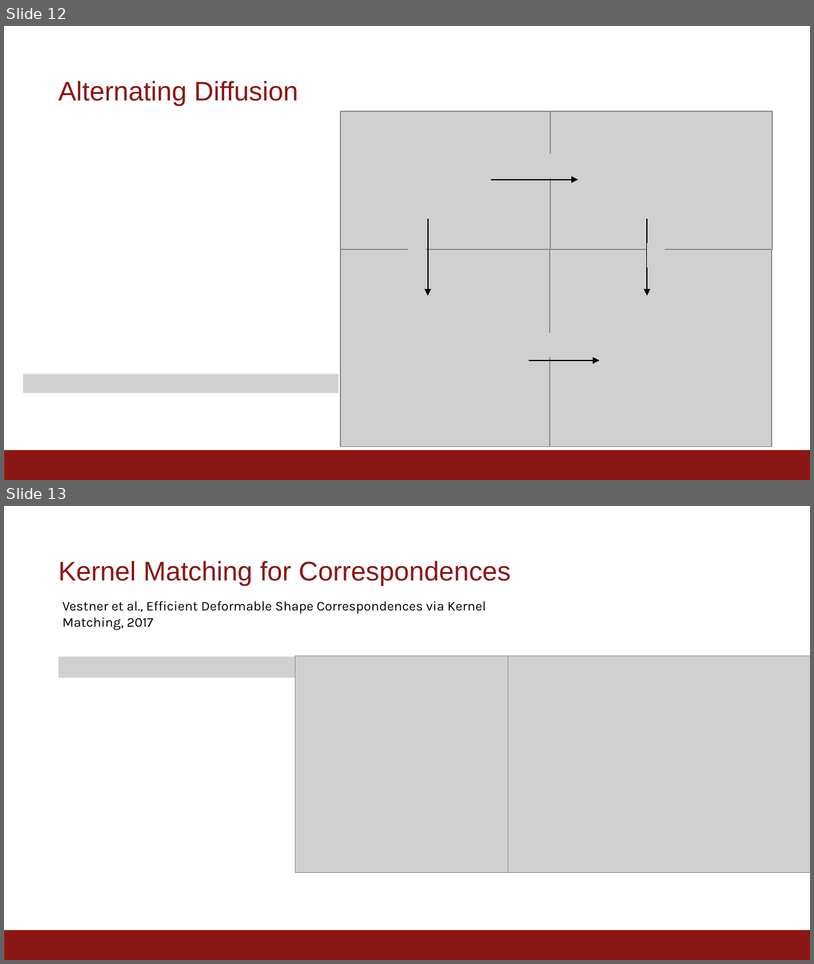
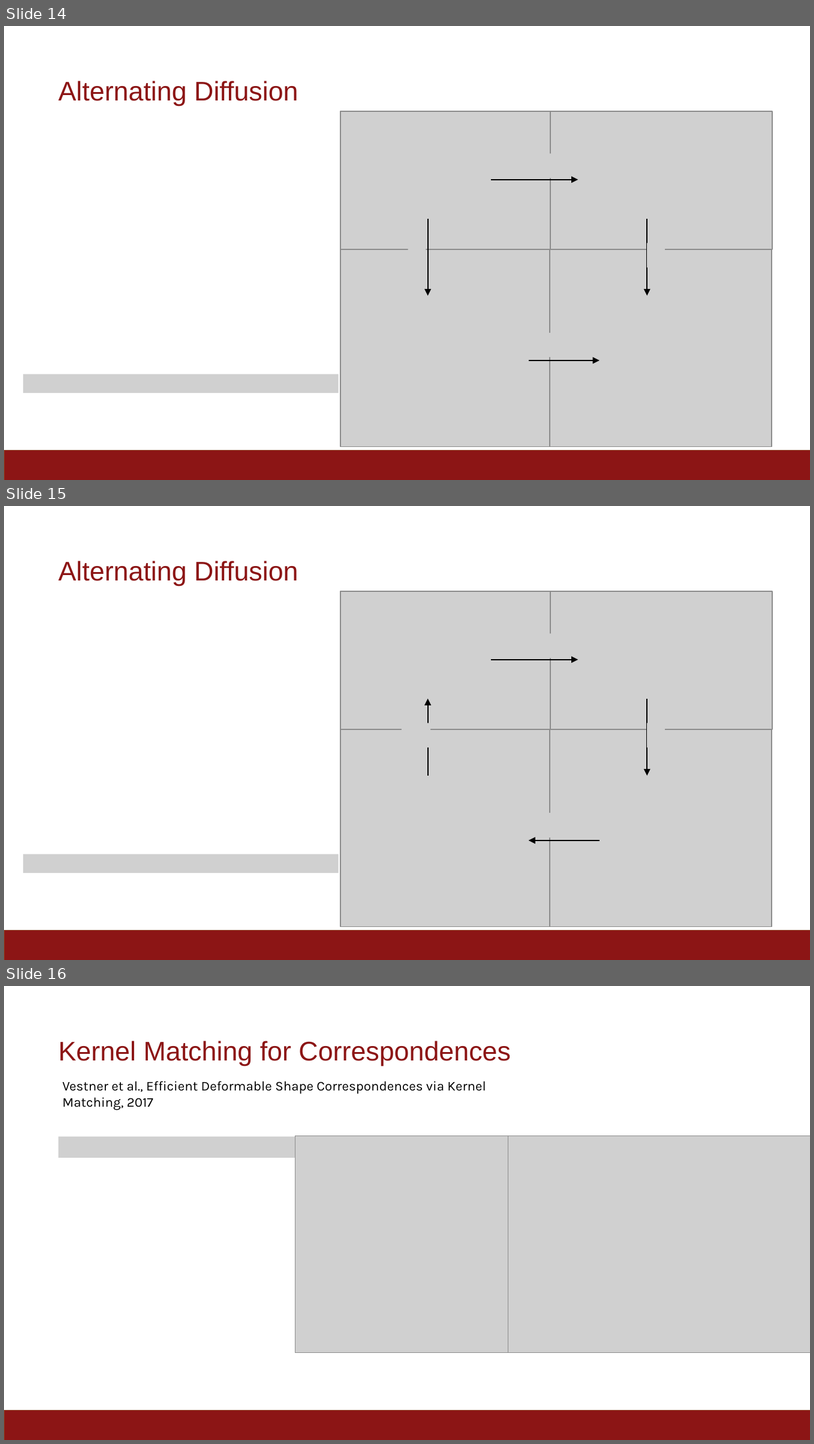
Before and after one commit to vigansub/Vignesh-Ganapathi-Subramanian-Progress-Report---Winter-2019, a slide deck: images/VigneshGanapathiSubramanian-winter2019.pptx. Shown one above the other, each under a label of ours: slides 12 and 13 before the commit, slides 14, 15 and 16 after it. The pictures are 814x964 and 814x1444 pixels, drawn with LibreOffice and Linux fonts; fonts in the diff are those of the drawing; grey boxes stand for pictures; background and template pictures are left out. Boxes give left, top, right and bottom in pixels: in the first picture for what was removed or moved away, otherwise in the second. Text is boxed around its words. In the diff, an @@ line names an element or a change of style, - is before the commit and + after.

```diff
--- a/images/VigneshGanapathiSubramanian-winter2019.pptx
+++ b/images/VigneshGanapathiSubramanian-winter2019.pptx
@@ slide 15 added at (x1=4, y1=506, x2=810, y2=960), background #FFFFFF; not listed: 1 template element that a slide beside it also shows @@
@@ text added at (x1=59, y1=561, x2=298, y2=586), 24 pt, text #8C1515 @@
+Alternating Diffusion
@@ picture added at (x1=340, y1=591, x2=551, y2=729) @@
@@ picture added at (x1=551, y1=591, x2=773, y2=729) @@
@@ picture added at (x1=534, y1=633, x2=563, y2=658) @@
@@ arrow added from (491, 659) to (578, 659), #000000 1 pt @@
@@ arrow added from (428, 775) to (428, 699), #000000 1 pt @@
@@ arrow added from (648, 699) to (648, 775), #000000 1 pt @@
@@ picture added at (x1=340, y1=729, x2=565, y2=926) @@
@@ picture added at (x1=402, y1=723, x2=431, y2=747) @@
@@ picture added at (x1=550, y1=729, x2=771, y2=926) @@
@@ picture added at (x1=648, y1=723, x2=665, y2=747) @@
@@ picture added at (x1=549, y1=813, x2=578, y2=837) @@
@@ arrow added from (600, 840) to (529, 840), #000000 1 pt @@
@@ picture added at (x1=23, y1=853, x2=339, y2=873) @@
@@ what was slide 12 is now slide 14 @@
@@ what was slide 13 is now slide 16 @@
```
Also in this commit, not shown: 1 slide changed, 8 other slides added.
